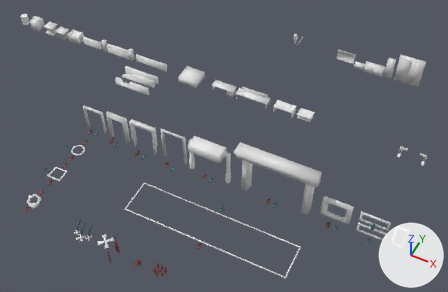
An edit to the FBX model Assets/Editor/Widgets/door_ghost.fbx, drawn before and after from the same camera.
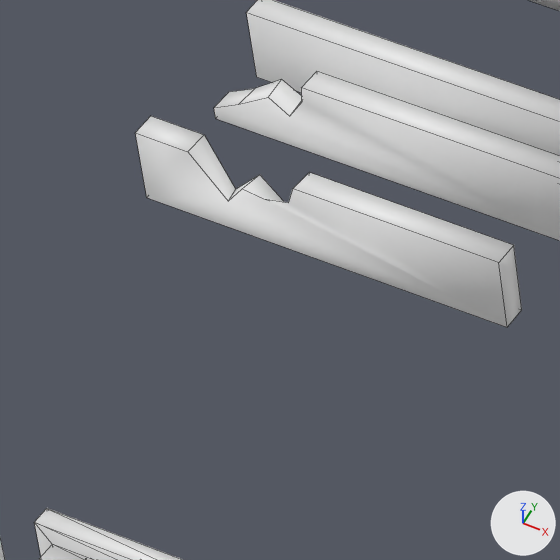
The first picture shows the older version from a 50 mm lens placed at (46.9, -50.2, 69.6), pointed at (18.7, 6.1, -0.8). The close-ups show both versions on the part from 23% to 34% of the width and 23% to 40% of the height of that picture; other places that the commit changed are outside them. The axes (+X, +Y, +Z) are drawn at lower right. The lights are the same throughout. The close-ups show mesh edges as thin lines. Where no turn or scale is listed for an object, it has been applied to the vertices.

The first close-up shows 'ghostcover_wall4a', 'ghostcover_wall4b', 'ghostcover_wall4c', 'ghostdoor_asylum'.
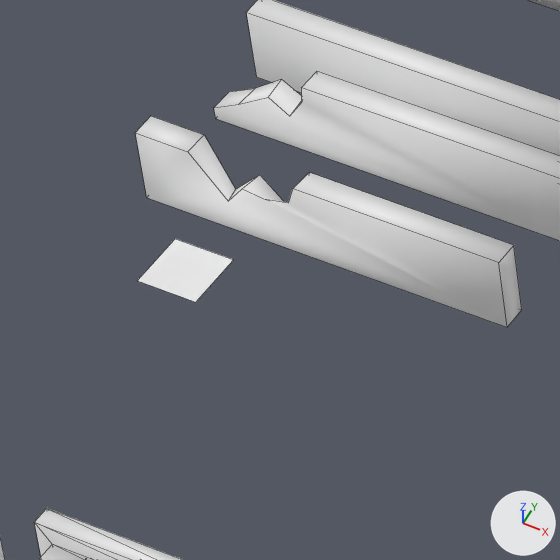
Where the change shows, as pixel boxes [x1, y1, x2, y2] in the close-ups (560 x 560 px):
```json
{"object": "ghost_coverarrow", "change": "added", "after": [138, 239, 233, 302]}
```

The change, as JSON lines over the scene's bpy script:
```json
{"op": "add", "block": "me_plane", "code": ["me_plane = bpy.data.meshes.new('Plane')", "me_plane.from_pydata([(-0.5, -0.5, 0.0), (0.5, -0.5, 0.0), (-0.5, 0.5, 0.0), (0.5, 0.5, 0.0)], [], [(0, 1, 3, 2)])", "me_plane.materials.append(mat_temp_ghost)  # its picture is missing"]}
{"op": "add", "block": "ob_ghost_coverarrow", "code": ["ob_ghost_coverarrow = bpy.data.objects.new('ghost_coverarrow', me_plane)", "ob_ghost_coverarrow.location = (-1.72, 8.78, 0.0)"]}
```
